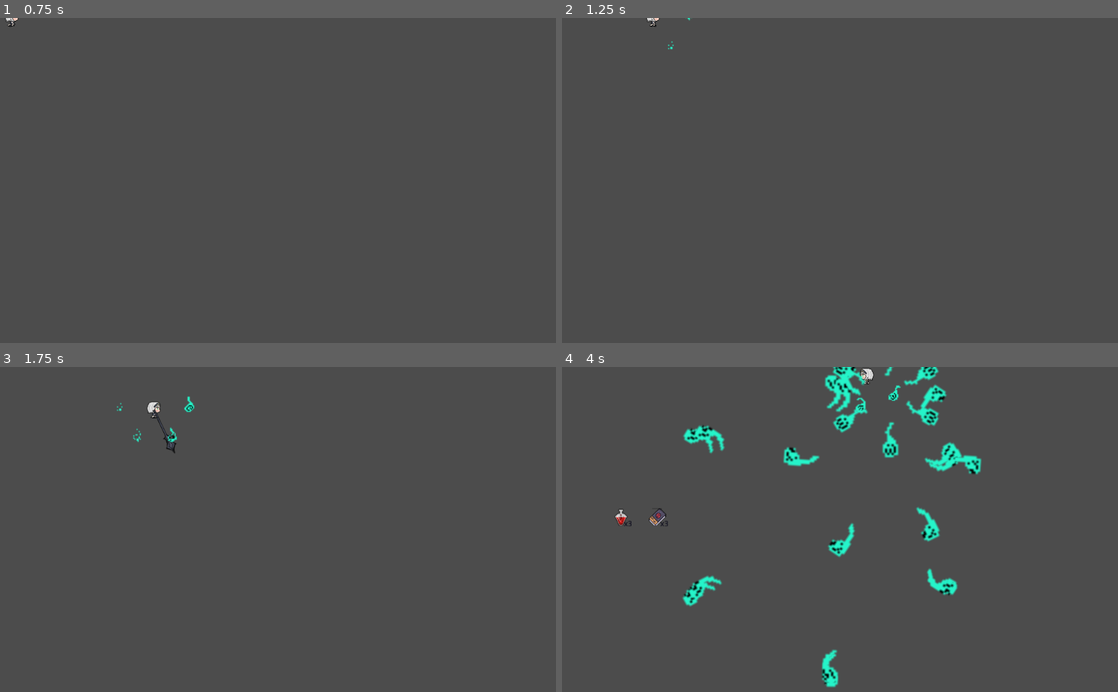
Above: before the commit, frames 1-4 (two rows, left to right).
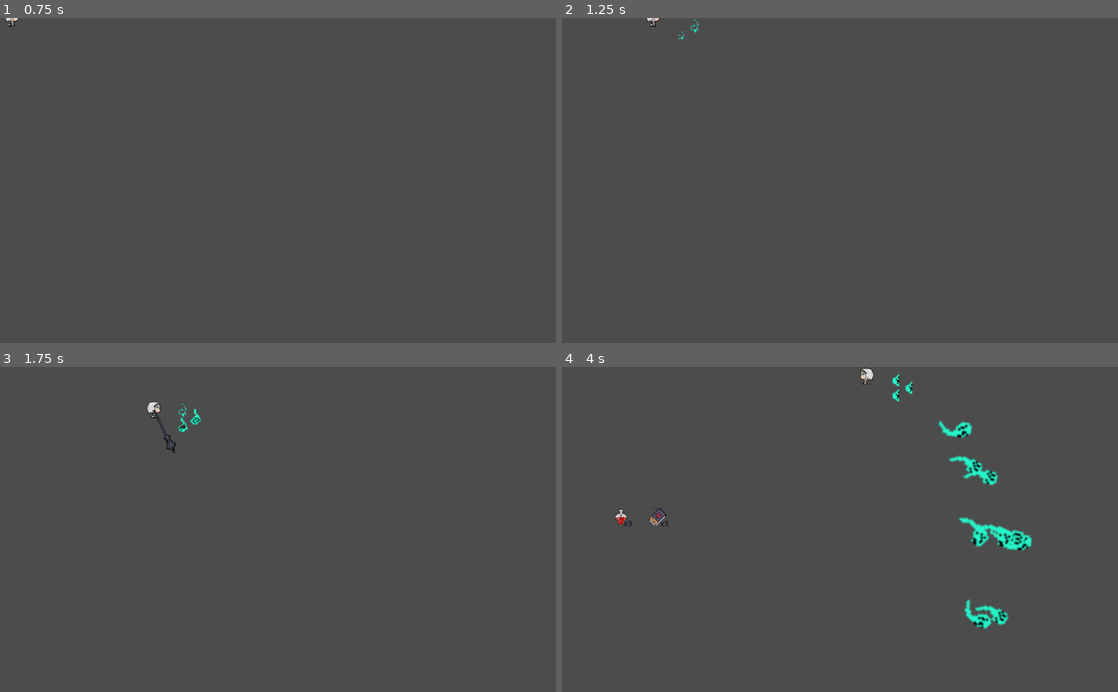
Above: after the commit, the same moments.

Repository: inazumaron/holo_world
Game: Godot game, scene res://player/132_Noel.tscn
Two runs of this game, one before a commit and one after it. Both use one fixed random seed, a clock stepped at 60 frames per second and the inputs below. This scene is started directly instead of the project's main scene. The engine's default icon, where the game draws it, is replaced by a stand-in: a white triangle on a blue panel in a dark square.
Inputs (mouse positions are in pixels of both pictures, inside the frame that each line leads up to):
- Up to frame 1 (0.75 s): tap Enter (ui_accept) at 0.5 s; move the mouse to (400, 164) at 0.52 s; press the mouse at (400, 164) at 0.53 s; hold Right (ui_right) from 0.53 s (still down)
- Up to frame 2 (1.25 s): keep holding Right (ui_right); tap Enter (ui_accept) at 0.77 s; right-click (962, 164) at 0.8 s
- Up to frame 3 (1.75 s): move the mouse to (166, 545) at 1.27 s; release Right (ui_right) at 1.28 s; release the mouse at (166, 545) at 1.28 s; hold Down (ui_down) from 1.28 s (still down); right-click (166, 545) at 1.35 s; tap Enter (ui_accept) at 1.52 s; click (166, 545) at 1.55 s
- Up to frame 4 (4 s): move the mouse to (895, 458) at 2.02 s; release Down (ui_down) at 2.03 s; press the mouse at (895, 458) at 2.03 s; hold Right (ui_right) 2.03-2.78 s; right-click (895, 458) at 2.3 s; move the mouse to (812, 594) at 2.77 s; release the mouse at (812, 594) at 2.78 s; hold Up (ui_up) 2.78-3.53 s; right-click (812, 594) at 2.85 s; tap Enter (ui_accept) at 3.02, 3.77 s; click (812, 594) at 3.05 s; move the mouse to (1006, 578) at 3.52 s; press the mouse at (1006, 578) at 3.53 s; hold Left (ui_left) from 3.53 s (still down); right-click (1006, 578) at 3.8 s

Frame 1 is identical in both runs. In frame 2, less than 0.1% of the frame differs, in the area x 19-25%, y 0-10%; in frame 3, 0.2%; in frame 4, 5.3%, in the area x 21-85%, y 0-99%.
Error before the commit: Invalid call. Nonexistent function 'is_in_body' in base 'KinematicBody2D (132_Noel.gd)'. (res://obj/projectile.gd:104)

Commit message:
finished hexbeam

Diff:
--- a/obj/game_handler.gd
+++ b/obj/game_handler.gd
@@ -23,7 +23,7 @@
 const MAX_LEVELS = 10		#how many levels
 const WORLD_NUM = 5		#amount of available worlds
 const room_radius = 408
-var curr_world_id = "none"
+var curr_world_id = "none"		#refers to level handler id
 
 var worlds = []
 var pos = Vector2(0, MAX_LEVELS-1)
@@ -201,6 +201,13 @@
 	if active_character == 2:
 		return co_char_2
 
+func get_char_pos():
+	if active_character == 0:
+		return curr_world_id.character.global_position
+	if active_character == 1:
+		return curr_world_id.char2.global_position
+	if active_character == 2:
+		return curr_world_id.char3.global_position
 #============================================  set var functions
 func set_next_step(x):
 	next_step = x
--- a/obj/projectile.gd
+++ b/obj/projectile.gd
@@ -101,10 +101,10 @@
 		if body.has_method("take_damage"):
 			var can_damage = false
 			if group == "player":
-				if body.is_in_group("enemy") or body.is_in_body("neutral"):
+				if body.is_in_group("enemy") or body.is_in_group("neutral"):
 					can_damage = true
 			if group == "enemy":
-				if body.is_in_group("player") or body.is_in_body("neutral"):
+				if body.is_in_group("player") or body.is_in_group("neutral"):
 					can_damage = true
 
 			if can_damage:
--- a/obj/skill_handler.gd
+++ b/obj/skill_handler.gd
@@ -25,6 +25,8 @@
 				else:
 					if skill == "134_hb":
 						c134_hexBlast(states[skill]["source"], states[skill]["buffs"])
+					if skill == "134_he":
+						c134_hexBeam(states[skill]["source"], states[skill]["buffs"])
 
 func activate_skill(source, buff, skill_code):
 	if skill_code == "c132_shield":
@@ -33,6 +35,8 @@
 		c134_scream(source, buff)
 	if skill_code == "c134_hexBlast":
 		c134_hexBlast(source, buff)
+	if skill_code == "c134_hexBeam":
+		c134_hexBeam(source, buff)
 
 func c132_shield(source, preBuff):
 	var buff_spr = buff_sprite.instance()
@@ -84,7 +88,6 @@
 		for i in range(0, vars["obj"].size()):
 			var temp_proj = proj_sprite.instance()
 			temp_proj.damage = source.ATTACK_DAMAGE
-			temp_proj.posStart = vars["obj"][i].global_position
 			temp_proj.global_position = vars["obj"][i].global_position
 			temp_proj.velocity = 100 * Vector2(cos(deg2rad(vars["dir"][i])),sin(deg2rad(vars["dir"][i])))
 			temp_proj.acceleration = 100 * Vector2(cos(deg2rad(vars["dir"][i])),sin(deg2rad(vars["dir"][i])))
@@ -119,3 +122,59 @@
 			vars["dir"][i] -= 360
 	for i in range(0, vars["obj"].size()):
 		vars["obj"][i].position = 64 * Vector2(cos(deg2rad(vars["dir"][i])), sin(deg2rad(vars["dir"][i])))
+
+func c134_hexBeam(source, buffs):
+	if not("134_he" in states):
+		var dir
+		var group
+		if source.IS_BOSS:
+			var temp = GameHandler.get_char_pos()
+			var temp2 = source.global_position
+			dir = Vector2(temp.x - temp2.x, temp.y - temp2.y).normalized()
+			group = "enemy"
+		else:
+			var temp = source.get_dir()
+			dir = Vector2(cos(temp), sin(temp)).normalized()
+			group = "player"
+		states["134_he"] = {"state":0, "dir":dir, "group":group, "timer":0.3, "obj":[], "ammo":15, "obj_dir":[0,120,240], "source":source, "buffs":buffs, "dir_rad":source.get_dir()}
+		set_process(true)
+	var vars = states["134_he"]
+	if vars["state"] == 0:
+		if vars["obj_dir"].size() > vars["obj"].size():
+			var temp_prop = proj_sprite.instance()
+			temp_prop.isProp = true
+			temp_prop.play("Rushia_orb_create")
+			temp_prop.play_next("Rushia_orb_idle")
+			source.add_child(temp_prop)
+			temp_prop.position += (64 * vars["dir"]) + (16 * Vector2(cos(deg2rad(vars["obj_dir"][vars["obj"].size()])),sin(deg2rad(vars["obj_dir"][vars["obj"].size()]))))
+			vars["obj"].append(temp_prop)
+			vars["timer"] = 0.3
+		else:
+			vars["state"] = 1
+			vars["timer"] = 0.5
+	elif vars["state"] == 1:
+		if vars["ammo"] > 0:
+			var temp_proj = proj_sprite.instance()
+			var proj_dir = rad2deg(vars["dir_rad"]) + (randi()%60) - 30
+			var proj_vec = Vector2(cos(deg2rad(proj_dir)), sin(deg2rad(proj_dir))).normalized()
+			temp_proj.damage = source.ATTACK_DAMAGE
+			temp_proj.global_position = source.global_position + (64 * vars["dir"])
+			temp_proj.velocity = 150 * proj_vec
+			temp_proj.acceleration = 200 * proj_vec
+			temp_proj.maxVelocity = 300 * proj_vec
+			temp_proj.group = vars["group"]
+			temp_proj.play("Rushia_orb_launch")
+			temp_proj.death_anim = "Rushia_orb_end"
+			temp_proj.rotation_degrees = proj_dir
+			temp_proj.scale = Vector2(2,2)
+			get_tree().get_root().add_child(temp_proj)
+			vars["timer"] = 0.1
+			vars["ammo"] -= 1
+		else:
+			for i in range(0, vars["obj"].size()):
+				vars["obj"][i].play("Rushia_orb_end")
+				vars["obj"][i].queue_next = true
+			vars["state"] = 2
+			vars["timer"] = 0.5
+	else:
+		states.erase("134_he")
--- a/player/132_Noel.gd
+++ b/player/132_Noel.gd
@@ -13,7 +13,7 @@
 var ATTACK_DAMAGE = 1
 var ATTACK_EFFECTS = []
 
-var SPECIAL_CODE = "c134_hexBlast"
+var SPECIAL_CODE = "c134_hexBeam"
 var SPECIAL_COOLDOWN = 1
 var SPECIAL_REGEN_TYPE = 0 #0 - auto, 1 - offensive, 2 - defensive
 var SPECIAL_EFFECTS = []
@@ -29,6 +29,7 @@
 var movement = Vector2.ZERO
 var anim_dir = 1 #1-right, -1 left
 var last_anim_dir = 0 #0 - left, 1 - right
+var IS_BOSS = false		#for checking skill usage between player and boss
 
 #------------------------ Timers
 var pos_timer = 0	#update position for game
@@ -245,3 +246,6 @@
 	if x>0:
 		return 1
 	return -1
+
+func get_dir():	#for skill handler to get mouse direction
+	return get_angle_to(get_global_mouse_position())
